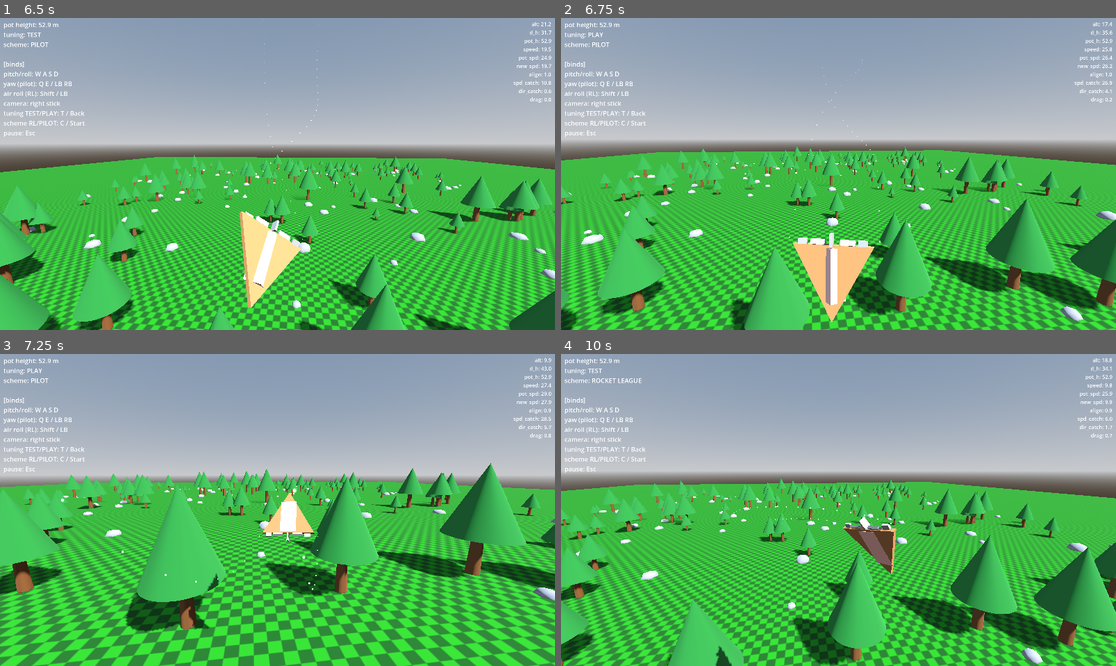
Above: before the commit, frames 1-4 (two rows, left to right).
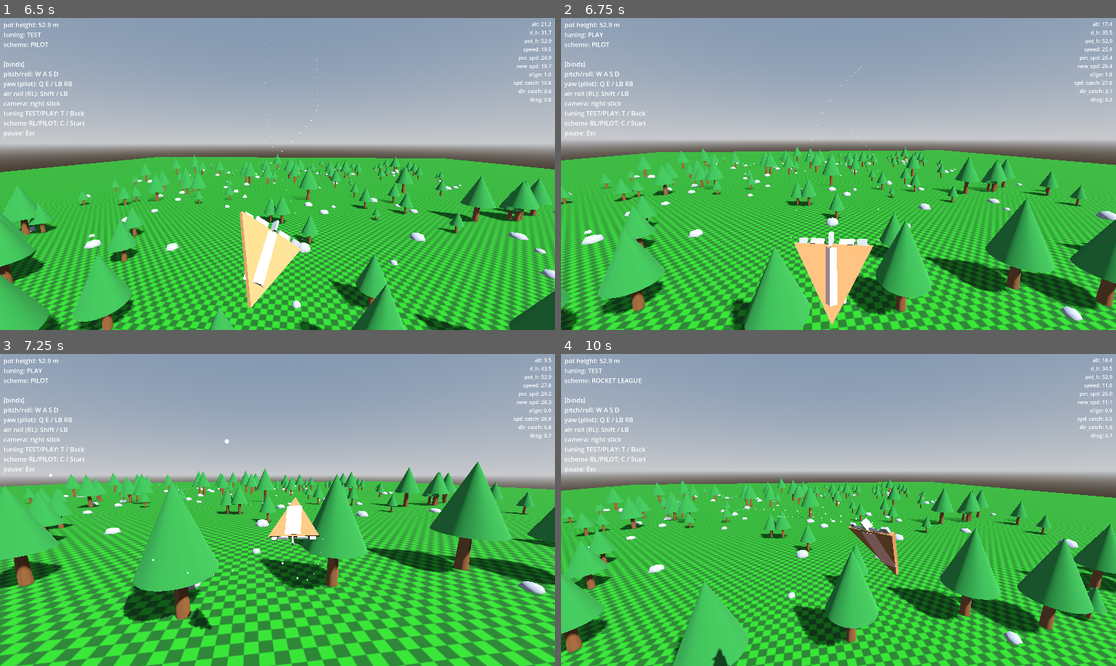
Above: after the commit, the same moments.

Repository: westonkelliher/glider
Game: Godot game, scene res://scenes/main.tscn
Two runs of this game, one before a commit and one after it. Both use one fixed random seed, a clock stepped at 60 frames per second and the inputs below.
Inputs (mouse positions are in pixels of both pictures, inside the frame that each line leads up to):
- Up to frame 1 (6.5 s): tap Enter at 0.5 s; move the mouse to (305, 174) at 0.52 s; hold Shift (air_roll) 0.53-1.28 s; hold W (move_forward) 0.53-5.78 s; move the mouse to (249, 174) at 1.27 s; tap C (toggle_scheme) at 1.35, 5.85 s; move the mouse to (288, 167) at 2.02 s; hold T (toggle_tuning) 2.03-2.78 s; move the mouse to (271, 180) at 2.77 s; tap Shift (air_roll) at 2.85 s; move the mouse to (316, 177) at 3.52 s; hold C (toggle_scheme) 3.53-4.28 s; move the mouse to (233, 170) at 4.27 s; tap T (toggle_tuning) at 4.35 s; move the mouse to (283, 174) at 5.02 s; hold Shift (air_roll) 5.03-5.78 s; move the mouse to (255, 167) at 5.77 s; hold D (move_right) from 5.78 s (still down)
- Up to frame 2 (6.75 s): move the mouse to (866, 174) at 6.52 s; release D (move_right) at 6.53 s; hold W (move_forward) from 6.53 s (still down); hold T (toggle_tuning) from 6.53 s (still down)
- Up to frame 3 (7.25 s): keep holding W (move_forward); keep holding T (toggle_tuning)
- Up to frame 4 (10 s): move the mouse to (810, 510) at 7.27 s; release T (toggle_tuning) at 7.28 s; tap Shift (air_roll) at 7.35 s; move the mouse to (849, 503) at 8.02 s; hold C (toggle_scheme) 8.03-8.78 s; move the mouse to (832, 516) at 8.77 s; release W (move_forward) at 8.78 s; hold A (move_left) 8.78-9.53 s; tap T (toggle_tuning) at 8.85 s; move the mouse to (877, 513) at 9.52 s; hold W (move_forward) from 9.53 s (still down); hold Shift (air_roll) from 9.53 s (still down)

Frame 1 is identical in both runs. In frame 2, 0.4% of the frame differs, in the area x 0-100%, y 4-99%; in frame 3, 31%; in frame 4, 32%, in the area x 0-100%, y 1-100%.

Commit message:
Tuning: lower PLAY aileron speeds
Co-Authored-By: Claude Opus 4.8 <noreply@anthropic.com>

Diff:
--- a/scripts/flight_tuning.gd
+++ b/scripts/flight_tuning.gd
@@ -37,9 +37,9 @@
 	var t := FlightTuning.new()
 	t.DISPLAY_NAME = "PLAY"
 	# aileron speeds
-	t.AIL_PITCH_SPEED = 12.0
-	t.AIL_ROLL_SPEED = 10.0
-	t.AIL_YAW_SPEED = 5.0
+	t.AIL_PITCH_SPEED = 8.0
+	t.AIL_ROLL_SPEED = 7.0
+	t.AIL_YAW_SPEED = 4.0
 	t.AIL_DAMP_ZONES_SIZE = 0.5
 	t.AIL_ACC = 2.0
 	# max rotation speeds
